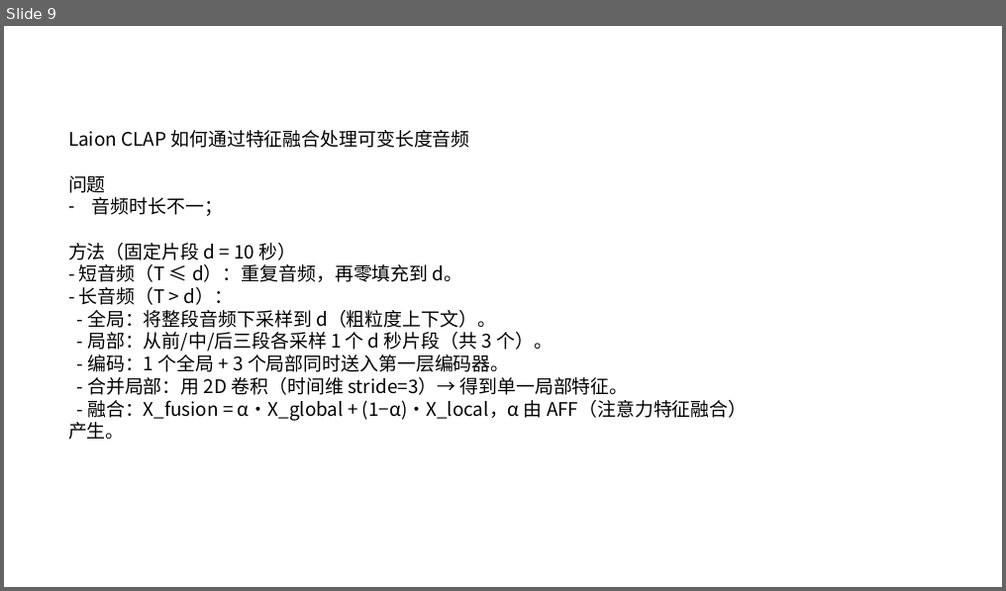
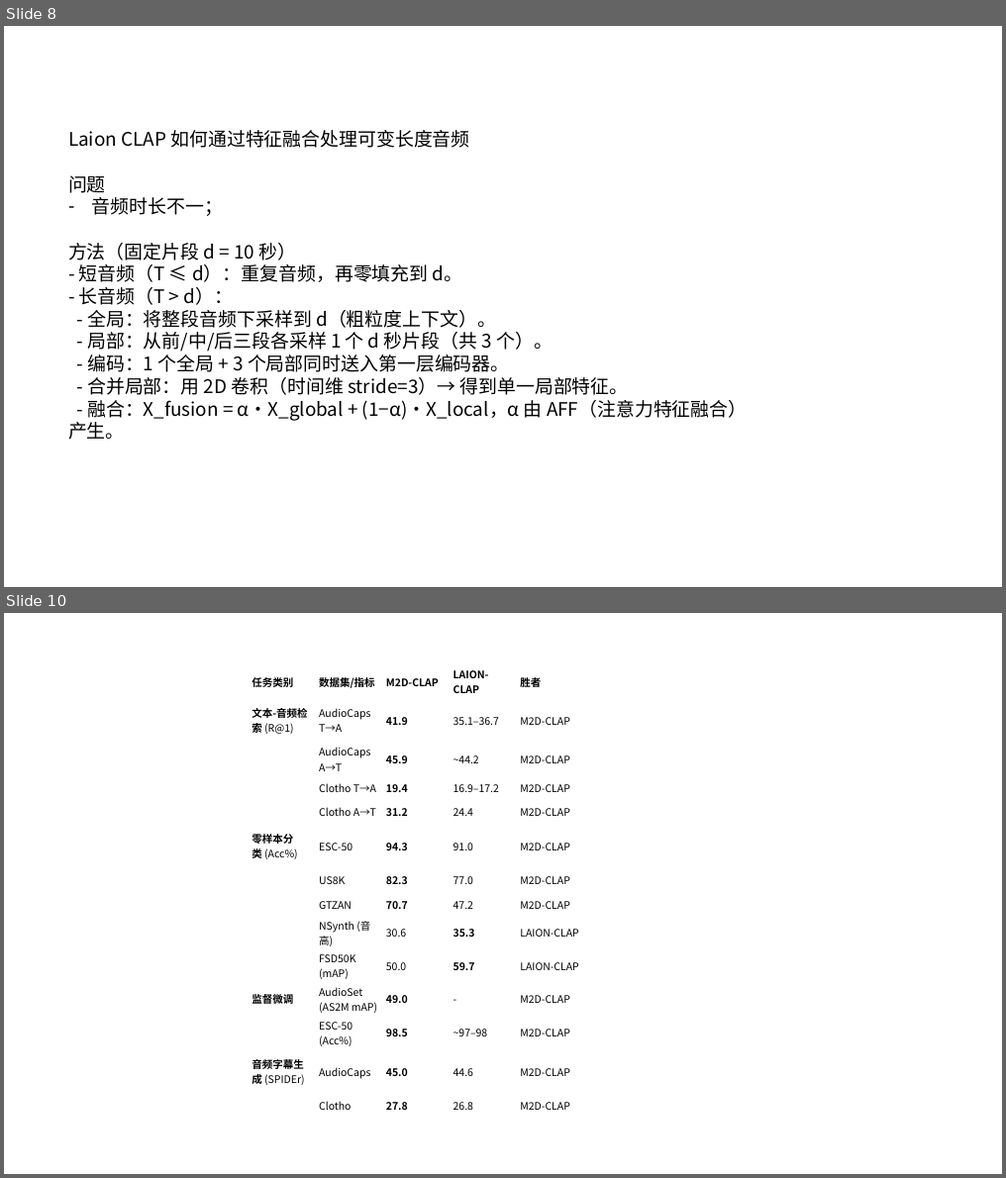
Before and after one commit to dongwhfdyer/utils_come, a slide deck: 论文调研.pptx. Shown one above the other, each under a label of ours: slide 9 before the commit, slides 8 and 10 after it; the slides between them are not shown. The pictures are 1006x591 and 1006x1178 pixels, drawn with LibreOffice and Linux fonts; fonts in the diff are those of the drawing. Boxes give left, top, right and bottom in pixels: in the first picture for what was removed or moved away, otherwise in the second. Text is boxed around its words. In the diff, an @@ line names an element or a change of style, - is before the commit and + after.

```diff
--- a/论文调研.pptx
+++ b/论文调研.pptx
@@ slide 10 added at <box>4,613,1002,1174</box>, background #FFFFFF @@
@@ table added at <box>249,665,586,1114</box>, 14 rows, 5 columns @@
+任务类别 | 数据集/指标 | M2D-CLAP | LAION-CLAP | 胜者
+文本-音频检索 (R@1) | AudioCaps T→A | 41.9 | 35.1–36.7 | M2D-CLAP
+ | AudioCaps A→T | 45.9 | ~44.2 | M2D-CLAP
+ | Clotho T→A | 19.4 | 16.9–17.2 | M2D-CLAP
+ | Clotho A→T | 31.2 | 24.4 | M2D-CLAP
+零样本分类 (Acc%) | ESC-50 | 94.3 | 91.0 | M2D-CLAP
+ | US8K | 82.3 | 77.0 | M2D-CLAP
+ | GTZAN | 70.7 | 47.2 | M2D-CLAP
+ | NSynth (音高) | 30.6 | 35.3 | LAION-CLAP
+ | FSD50K (mAP) | 50.0 | 59.7 | LAION-CLAP
+监督微调 | AudioSet (AS2M mAP) | 49.0 | - | M2D-CLAP
+ | ESC-50 (Acc%) | 98.5 | ~97–98 | M2D-CLAP
+音频字幕生成 (SPIDEr) | AudioCaps | 45.0 | 44.6 | M2D-CLAP
+ | Clotho | 27.8 | 26.8 | M2D-CLAP
@@ what was slide 9 is now slide 8 @@
```
Also in this commit, not shown: 7 slides changed, 4 other slides added, 2 slides removed, 2 other files.
